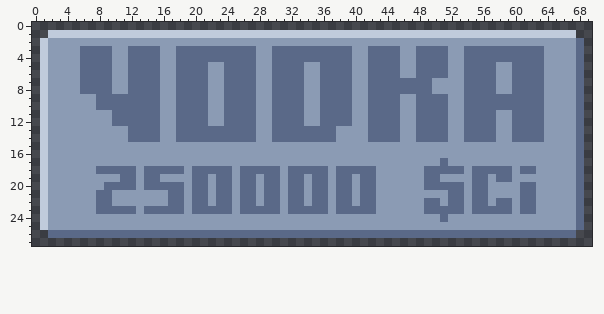
Two versions of one pixel-art file, SpaceBar Game/spritesSource/sprite_upgrade_quimica_2.aseprite. The picture above is the old version.
70x28 pixels, 1 frame.
The same view after the edit:
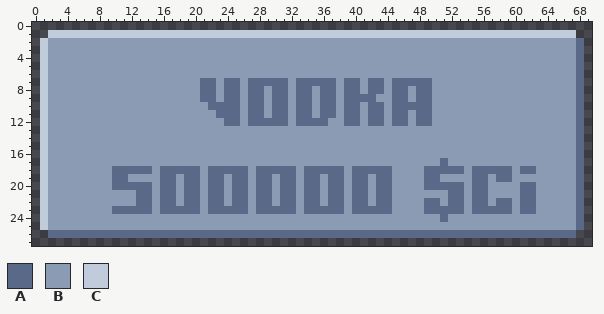
Palette (. is transparent): A #5a6988  B #8b9bb4  C #c0cbdc
Edits made:
y 3..4: x 6..9 AAAA -> BBBB; x 12..15 AAAA -> BBBB; x 18..27 AAAAAAAAAA -> BBBBBBBBBB; x 30..39 AAAAAAAAAA -> BBBBBBBBBB; x 42..45 AAAA -> BBBB; x 48..51 AAAA -> BBBB; x 54..63 AAAAAAAAAA -> BBBBBBBBBB
y 5..6: x 6..9 AAAA -> BBBB; x 12..15 AAAA -> BBBB; x 18..21 AAAA -> BBBB; x 24..27 AAAA -> BBBB; x 30..33 AAAA -> BBBB; x 36..39 AAAA -> BBBB; x 42..45 AAAA -> BBBB; x 48..51 AAAA -> BBBB; x 54..57 AAAA -> BBBB; x 60..63 AAAA -> BBBB
y 7: x 6..9 AAAA -> BBBB; x 12..15 AAAA -> BBBB; x 18..20 AAA -> BBB; x 22 B -> A; x 26 A -> B; x 28..29 BB -> AA; x 32 A -> B; x 34..35 BB -> AA; x 38 A -> B; x 40 B -> A; x 44 A -> B; x 54..57 AAAA -> BBBB; x 60..63 AAAA -> BBBB
y 8: x 6..9 AAAA -> BBBB; x 12..15 AAAA -> BBBB; x 18..20 AAA -> BBB; x 22 B -> A; x 26 A -> B; x 28 B -> A; x 32 A -> B; x 34 B -> A; x 38 A -> B; x 40 B -> A; x 44 A -> B; x 47 A -> B; x 54..57 AAAA -> BBBB; x 60..63 AAAA -> BBBB
y 9: x 8..15 AAAAAAAA -> BBBBBBBB; x 18..20 AAA -> BBB; x 22 B -> A; x 26 A -> B; x 28 B -> A; x 32 A -> B; x 34 B -> A; x 38 A -> B; x 40..41 BB -> AA; x 43..44 AA -> BB; x 46 B -> A; x 50..51 AA -> BB; x 54..63 AAAAAAAAAA -> BBBBBBBBBB
y 10: x 8..15 AAAAAAAA -> BBBBBBBB; x 18..23 AAAABB -> BBBBAA; x 26 A -> B; x 28 B -> A; x 32 A -> B; x 34 B -> A; x 38 A -> B; x 40 B -> A; x 44 A -> B; x 46..47 BB -> AA; x 50..51 AA -> BB; x 54..63 AAAAAAAAAA -> BBBBBBBBBB
y 11: x 10..15 AAAAAA -> BBBBBB; x 18..21 AAAA -> BBBB; x 23 B -> A; x 26 A -> B; x 28 B -> A; x 32 A -> B; x 34 B -> A; x 38 A -> B; x 40 B -> A; x 44 A -> B; x 46 B -> A; x 50..51 AA -> BB; x 54..57 AAAA -> BBBB; x 60..63 AAAA -> BBBB
y 12: x 10..15 AAAAAA -> BBBBBB; x 18..21 AAAA -> BBBB; x 26 A -> B; x 28..29 BB -> AA; x 32 A -> B; x 34..35 BB -> AA; x 37..38 AA -> BB; x 40 B -> A; x 44 A -> B; x 46 B -> A; x 50..51 AA -> BB; x 54..57 AAAA -> BBBB; x 60..63 AAAA -> BBBB
y 13..14: x 12..15 AAAA -> BBBB; x 18..27 AAAAAAAAAA -> BBBBBBBBBB; x 30..37 AAAAAAAA -> BBBBBBBB; x 42..45 AAAA -> BBBB; x 48..51 AAAA -> BBBB; x 54..57 AAAA -> BBBB; x 60..63 AAAA -> BBBB
y 18: x 8..9 AA -> BB; x 13 B -> A; x 15 A -> B; x 19 B -> A; x 21 A -> B; x 25 B -> A; x 27 A -> B; x 31 B -> A; x 33 A -> B; x 37 B -> A; x 39 A -> B; x 43..44 BB -> AA
y 19: x 10 B -> A; x 12 A -> B; x 14..17 AABB -> BBAA; x 19 B -> A; x 21..22 AB -> BA; x 24..25 AB -> BA; x 27..28 AB -> BA; x 30..31 AB -> BA; x 33..34 AB -> BA; x 36..37 AB -> BA; x 39..40 AB -> BA; x 42..44 ABB -> BAA
y 20: x 9 A -> B; x 13 B -> A; x 15 A -> B; x 18..19 AB -> BA; x 21..22 AB -> BA; x 24..25 AB -> BA; x 27..28 AB -> BA; x 30..31 AB -> BA; x 33..34 AB -> BA; x 36..37 AB -> BA; x 39..40 AB -> BA; x 42..44 ABB -> BAA
y 21..22: x 8..9 AA -> BB; x 13..14 BB -> AA; x 16 B -> A; x 18..19 AB -> BA; x 21..22 AB -> BA; x 24..25 AB -> BA; x 27..28 AB -> BA; x 30..31 AB -> BA; x 33..34 AB -> BA; x 36..37 AB -> BA; x 39..40 AB -> BA; x 42..44 ABB -> BAA
y 23: x 8..9 AA -> BB; x 13 B -> A; x 15 A -> B; x 19 B -> A; x 21 A -> B; x 25 B -> A; x 27 A -> B; x 31 B -> A; x 33 A -> B; x 37 B -> A; x 39 A -> B; x 43..44 BB -> AA
